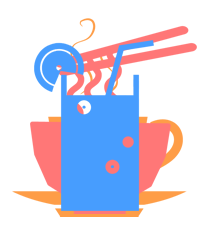
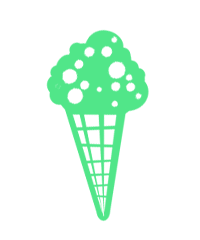
Layer changes from the first 200x240 image to the second:
added layer "Layer 7" above "Layer 5" over [46,29,149,222]
hid "Layer 5" over [34,40,154,211]
hid "Layer 3" over [30,25,197,214]
hid "Layer 2" over [12,18,187,217]
